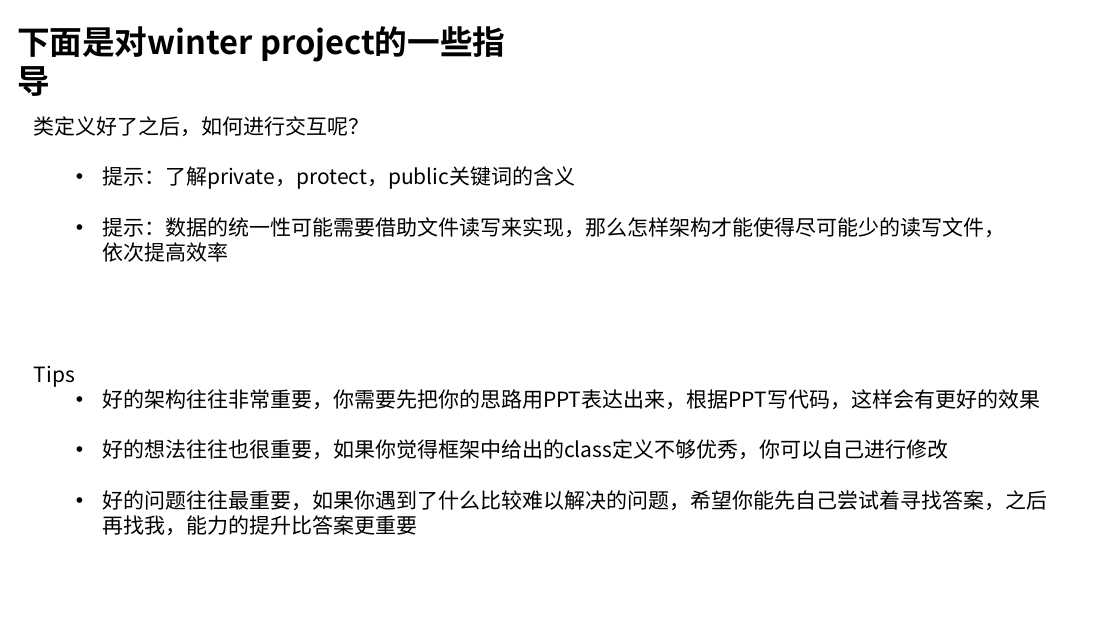
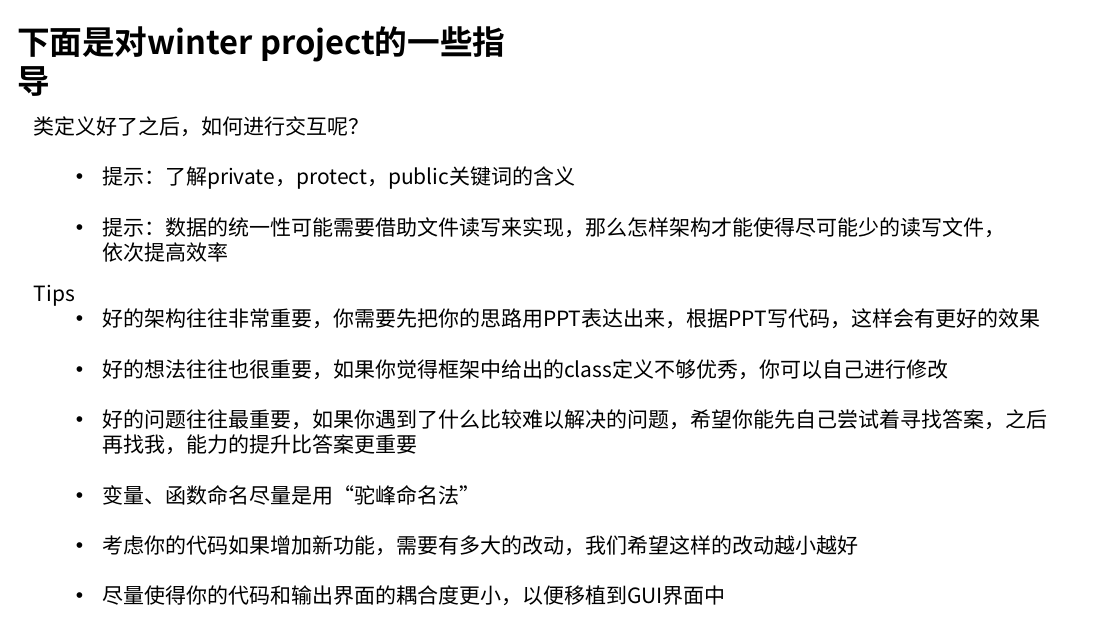
Before and after one commit to ChristmasWang/Winter_Project, a slide deck: slide 6 of Tutorial/Tutorial.pptx. Drawn at 1120x630 pixels with LibreOffice and Linux fonts; fonts in the diff are those of the drawing. Boxes give left, top, right and bottom in pixels: in the first picture for what was removed or moved away, otherwise in the second. Text is boxed around its words. In the diff, an @@ line names an element or a change of style, - is before the commit and + after.

Commit message:
update files

```diff
--- a/Tutorial/Tutorial.pptx
+++ b/Tutorial/Tutorial.pptx
@@ text "Tips": place and size @@
-text "Tips" at <box>34,366,1047,535</box>
+text "Tips" at <box>34,285,1047,605</box>
@@ text at <box>102,485,858,605</box>: paragraphs added @@
+  • 变量、函数命名尽量是用“驼峰命名法”
+  • 考虑你的代码如果增加新功能，需要有多大的改动，我们希望这样的改动越小越好
+  • 尽量使得你的代码和输出界面的耦合度更小，以便移植到GUI界面中
```
